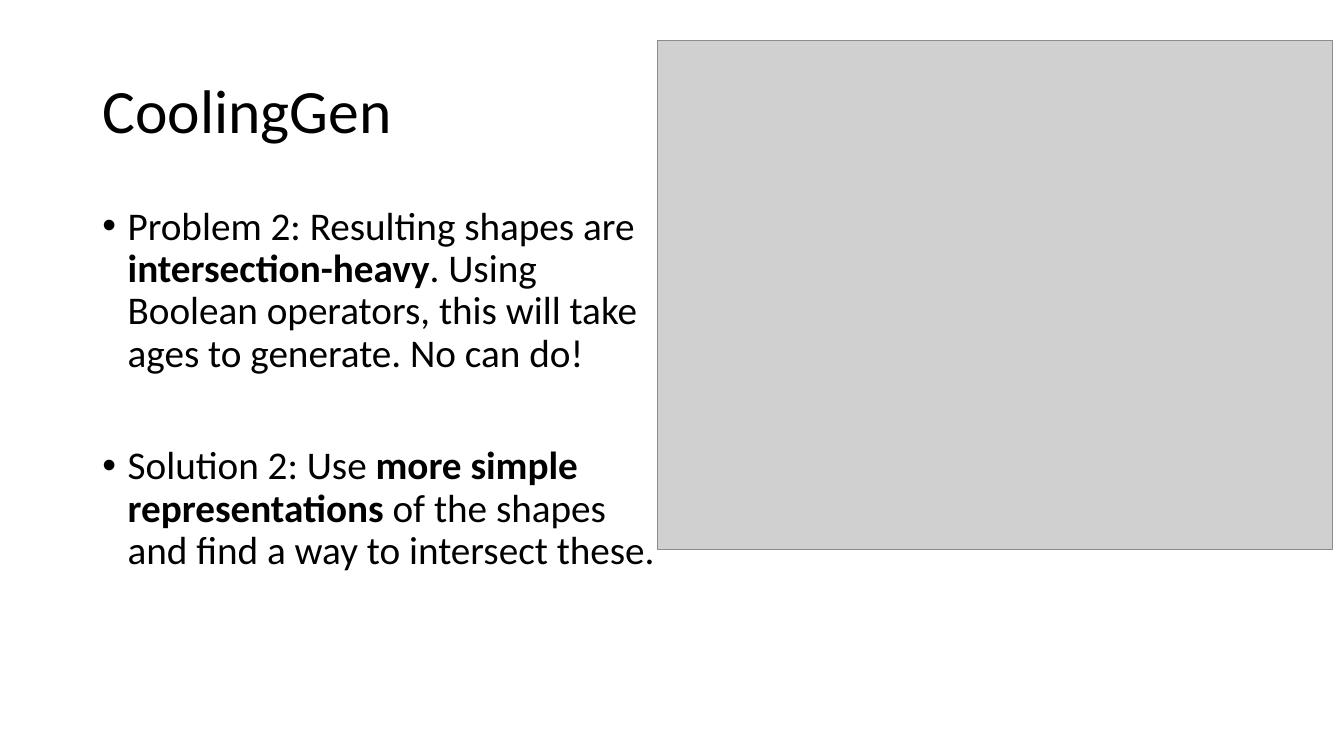
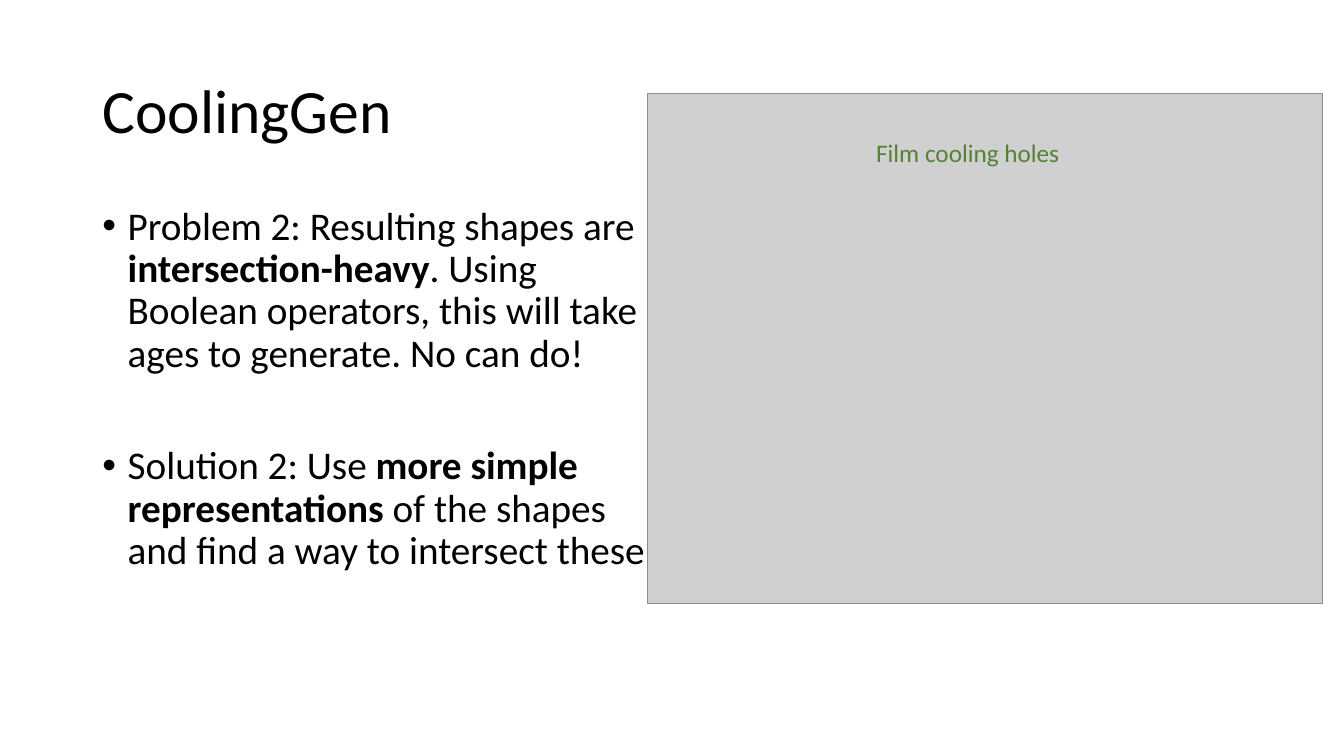
Before and after one commit to boolean-julian/coolinggen_thesis, a slide deck: slide 9 of julianlueken.pptx (slide 5 before the commit). Drawn at 1344x756 pixels with LibreOffice and Linux fonts; fonts in the diff are those of the drawing; grey boxes stand for pictures. Boxes give left, top, right and bottom in pixels: in the first picture for what was removed or moved away, otherwise in the second. Text is boxed around its words. In the diff, an @@ line names an element or a change of style, - is before the commit and + after.

```diff
--- a/julianlueken.pptx
+++ b/julianlueken.pptx
@@ picture: place and size @@
-picture at [657,40,1333,549]
+picture at [648,94,1324,603]
@@ text added at [876,144,1059,167], 18 pt, text #548235 @@
+Film cooling holes
```
Also in this commit, not shown: 12 other slides changed, 6 slides added, 5 slides removed.
